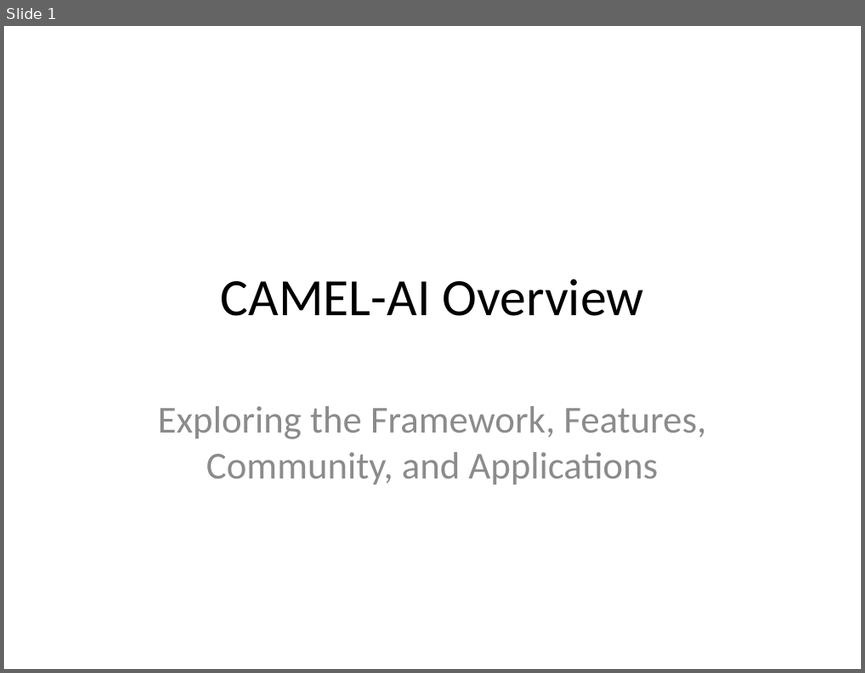
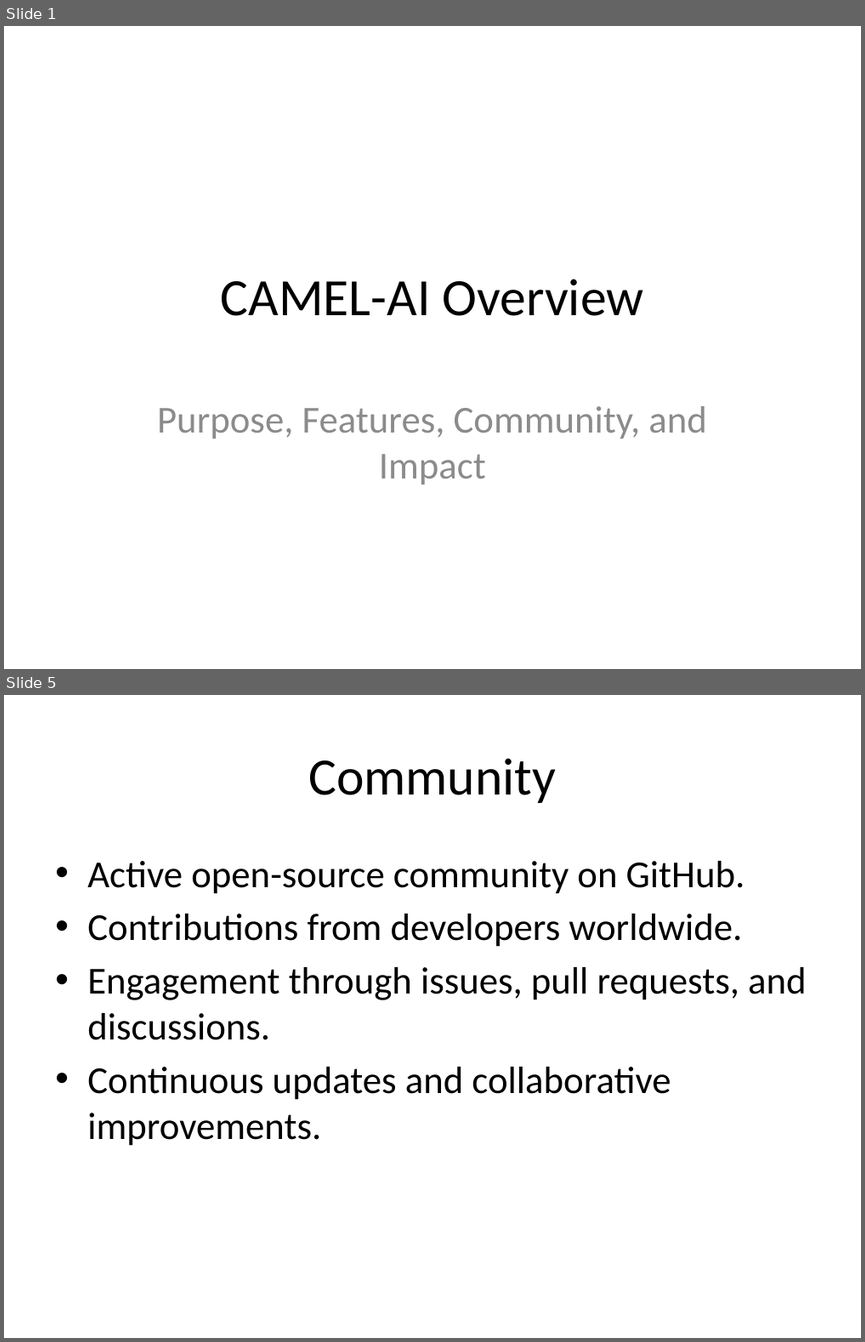
Before and after one commit to echo-yiyiyi/camel, a slide deck: pptx_outputs/CAMEL-AI_Presentation.pptx. Shown one above the other, each under a label of ours: slide 1 before the commit, slides 1 and 5 after it; the slides between them are not shown. The pictures are 865x673 and 865x1342 pixels, drawn with LibreOffice and Linux fonts; fonts in the diff are those of the drawing. Boxes give left, top, right and bottom in pixels: in the first picture for what was removed or moved away, otherwise in the second. Text is boxed around its words. In the diff, an @@ line names an element or a change of style, - is before the commit and + after.

```diff
--- a/pptx_outputs/CAMEL-AI_Presentation.pptx
+++ b/pptx_outputs/CAMEL-AI_Presentation.pptx
@@ slide 5 added at (4, 695, 861, 1338), background #FFFFFF @@
@@ title added at (308, 758, 556, 803), 44 pt, text #000000 @@
+Community
@@ text added at (87, 861, 806, 1145), 32 pt, text #000000 @@
+• Active open-source community on GitHub.
+• Contributions from developers worldwide.
+• Engagement through issues, pull requests, and discussions.
+• Continuous updates and collaborative improvements.
@@ slide 1 changed as well @@
@@ subtitle at (157, 406, 707, 484): text changed @@
-Exploring the Framework, Features, Community, and Applications
+Purpose, Features, Community, and Impact
```
Also in this commit, not shown: 2 other slides changed, 2 other slides added, 2 slides removed, 28 other files.
